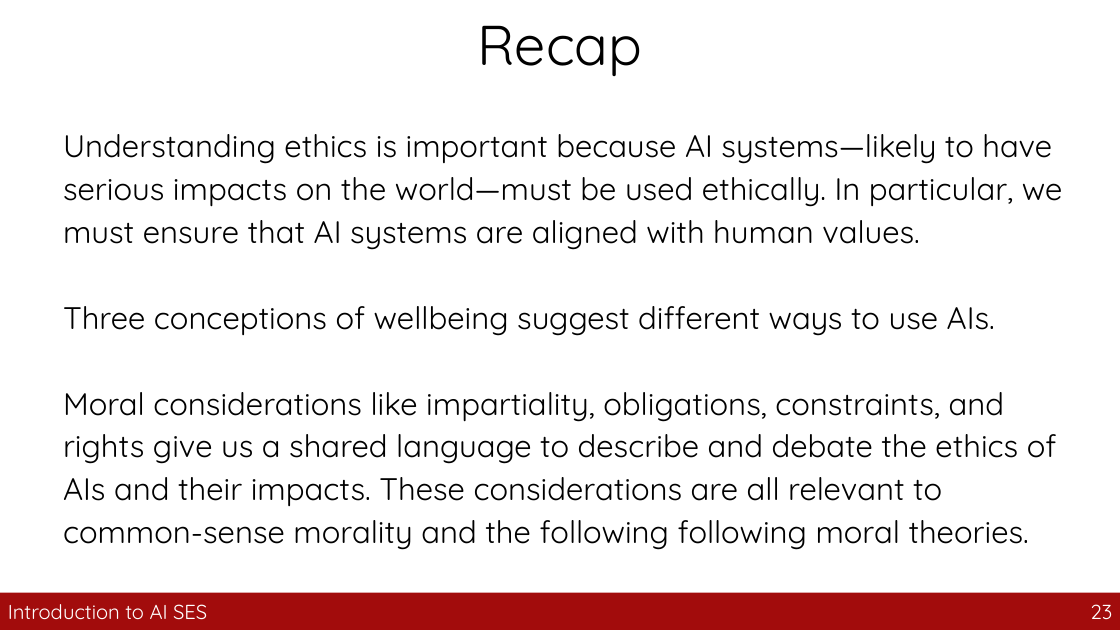
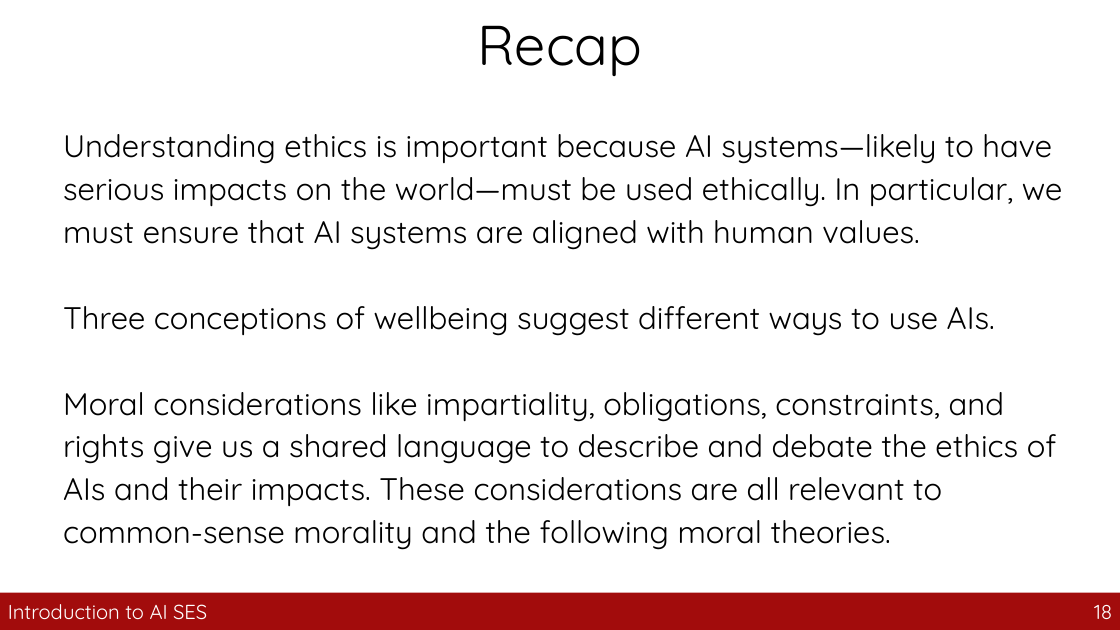
Before and after one commit to guhofstra/CSC163Fa26, a slide deck: slide 18 of PPTs/9_normative_ethics_background.pptx (slide 23 before the commit). Drawn at 1120x630 pixels with LibreOffice and Linux fonts; fonts in the diff are those of the drawing. Boxes give left, top, right and bottom in pixels: in the first picture for what was removed or moved away, otherwise in the second. Text is boxed around its words. In the diff, an @@ line names an element or a change of style, - is before the commit and + after.

```diff
--- a/PPTs/9_normative_ethics_background.pptx
+++ b/PPTs/9_normative_ethics_background.pptx
@@ text at [63, 392, 1057, 550]: text changed @@
-Moral considerations like impartiality, obligations, constraints, and rights give us a shared language to describe and debate the ethics of AIs and their impacts. These considerations are all relevant to common-sense morality and the following following moral theories.
+Moral considerations like impartiality, obligations, constraints, and rights give us a shared language to describe and debate the ethics of AIs and their impacts. These considerations are all relevant to common-sense morality and the following moral theories.
@@ page number at [1094, 605, 1112, 619]: text changed @@
-23
+18
```
Also in this commit, not shown: 8 other slides changed, 44 slides removed, 30 other files.
